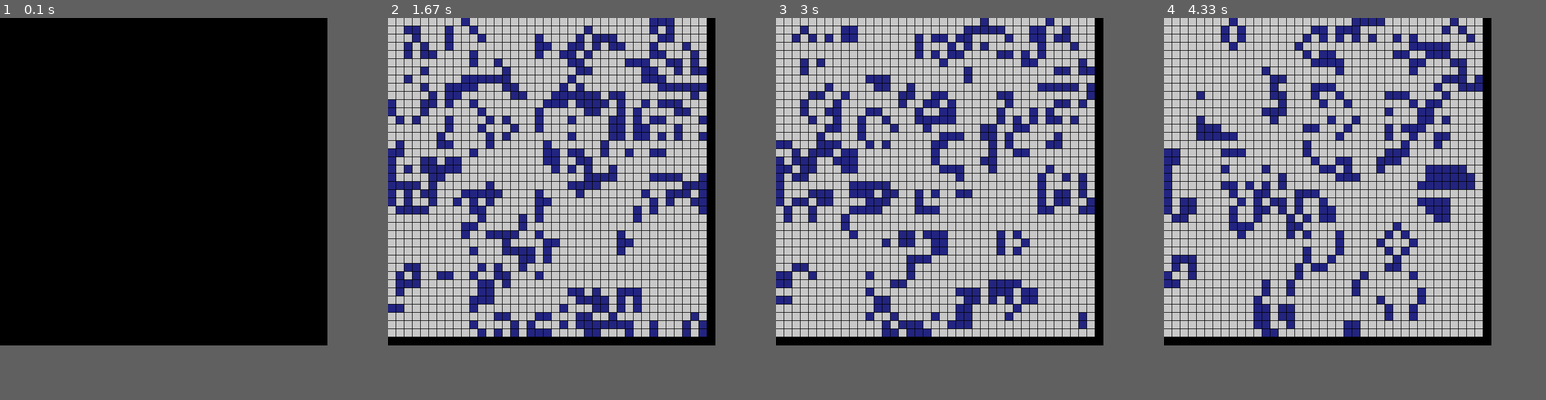
Above: before the commit, frames 1-4 (left to right).
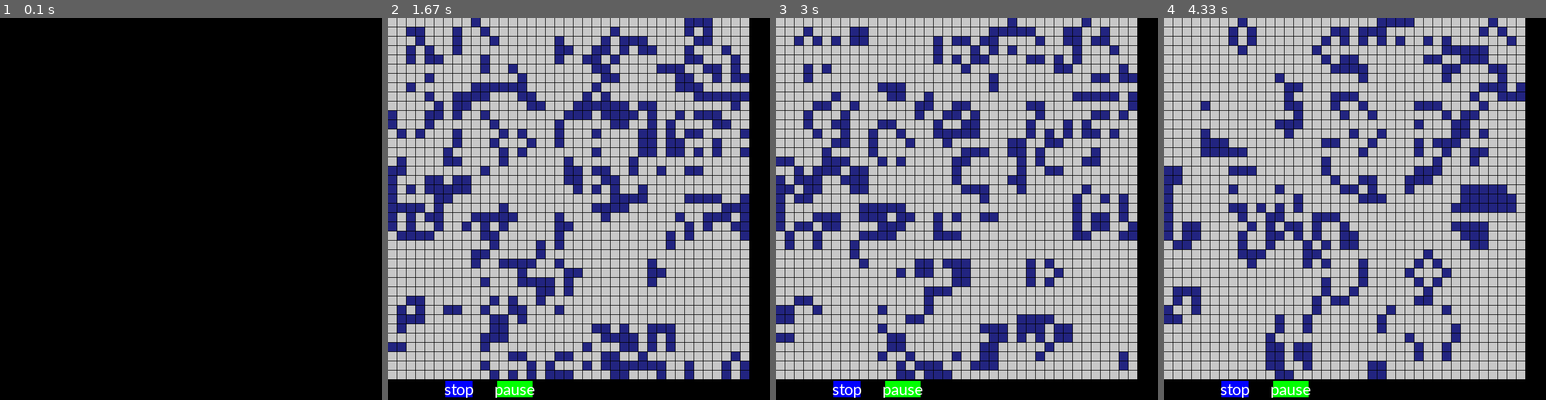
Above: after the commit, the same moments.

Repository: Tesfa-eth/Conways-Game-of-Life
Game: pygame game, started from conways_game_of_life_improved/game.py
Two runs of this game, one before a commit and one after it. Both use one fixed random seed, a clock stepped at 60 frames per second and the inputs below.
Inputs:
- Up to frame 1 (0.1 s): no input
- Up to frame 2 (1.67 s): no input
- Up to frame 3 (3 s): no input
- Up to frame 4 (4.33 s): no input
The window is 600x600 before the commit and 700x700 after it. Grey fills any space a smaller window leaves; there, only what the larger window draws over its background counts as a difference.

The runs differ from the first frame. In frame 1, only the window size differs. In frame 2, 53% of the frame differs, in the area x 0-95%, y 0-100%; in frame 3, 50%; in frame 4, 48%.

Commit message:
Added stop Button and Pause Button
Right now the stop and pause, I am trying to figure out how to make the game to stop updating the state of the game (if anyone has an idea of how to do it please feel free to help me out)

Diff:
--- /dev/null
+++ b/conways_game_of_life_improved/button.py
@@ -0,0 +1,39 @@
+'''
+This creates the buttons and places them on the bottom of the GUI
+'''
+import pygame
+
+class Button():
+    def __init__(self, color, x, y, width, height, text = ' '):
+        self.color = color
+        self.x = x #int
+        self.y = y #int
+        self.width = width #int
+        self.height = height #int
+        self.text = text #string
+
+    def draw_rect(self, surface):
+
+        white_color = (255, 255, 255)
+        color_button = (170, 170, 170)
+        pygame.draw.rect(surface, self.color, (self.x, self.y, self.width, self.height), 0)
+
+        if self.text != ' ':
+            letter_font = pygame.font.SysFont('Corbel', 33) #fonts for the button
+            text = letter_font.render(self.text, True, white_color)
+            surface.blit(text, (self.x + (self.width/2 - text.get_width()/2), self.y + (self.height/2 - text.get_height()/2)))
+
+    def mouse_over(self, mouse_position):
+        #mouse_position = pygame.mouse.get()
+        if mouse_position[0] > self.x and mouse_position[0] < self.x + self.width:
+            if mouse_position[1] > self.y and mouse_position[1] < self.y + self. height:
+                return True
+        return False
+
+    def pause_game():
+
+        while event in pygame.event.get():
+
+            if event.type == pygame.QUIT:
+                pygame.quit()
+                quit()
--- a/conways_game_of_life_improved/game.py
+++ b/conways_game_of_life_improved/game.py
@@ -16,11 +16,13 @@
 
 from create_grids import starting_array, add_Glider, add_Blinker, add_beacon, random_array
 
+from button import Button
+
 BLUE = (34, 36, 128)
 WHITE = (200,200,200)
 BLACK = (0,0,0)
-WINDOW_HEIGHT = 600
-WINDOW_WIDTH = 600
+WINDOW_HEIGHT = 700
+WINDOW_WIDTH = 700
 col = WHITE
 padding = 6
 
@@ -92,12 +94,37 @@
     SCREEN = pygame.display.set_mode((WINDOW_WIDTH, WINDOW_HEIGHT))
     CLOCK = pygame.time.Clock()
     SCREEN.fill(BLACK)
+
+
+
+    #Termination Button
+    stop_button = Button('blue', 105, 665, 50, 30, 'stop') #create quit button
+    stop_button.draw_rect(SCREEN)
+
+    #Pause Button
+    pause_button = Button('green', 200, 665, 65, 30, 'pause')
+    pause_button.draw_rect(SCREEN)
+
+    mouse_position = pygame.mouse.get_pos() # tuple of x, y coordinates
+
     import time
     while True:
         for event in pygame.event.get():
             if event.type == pygame.QUIT:
                 pygame.quit()
+
+            if event.type == pygame.MOUSEBUTTONDOWN:
+                #if button is clicked then the game stops
+                if stop_button.mouse_over(mouse_position):
+                    pygame.quit()
                 return
+
+            if event.type == pygame.MOUSEBUTTONDOWN:
+                #if button is clicked then the game stops
+                if pause_button.mouse_over(mouse_position):
+                    pause = True
+                    pause_game()
+                #return
 
         time.sleep(0.5)
         grid = update_grid(grid, WINDOW_HEIGHT//grid.shape[0]) # has to be both height and width
